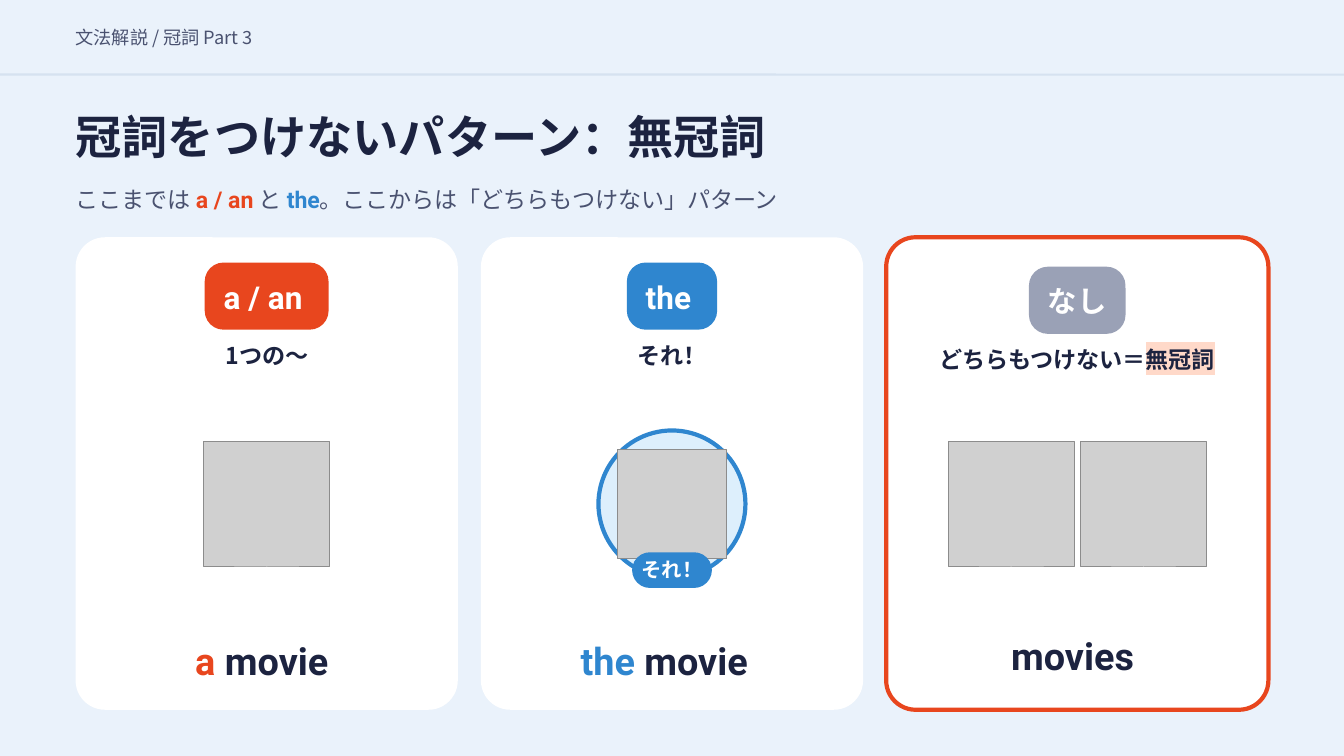
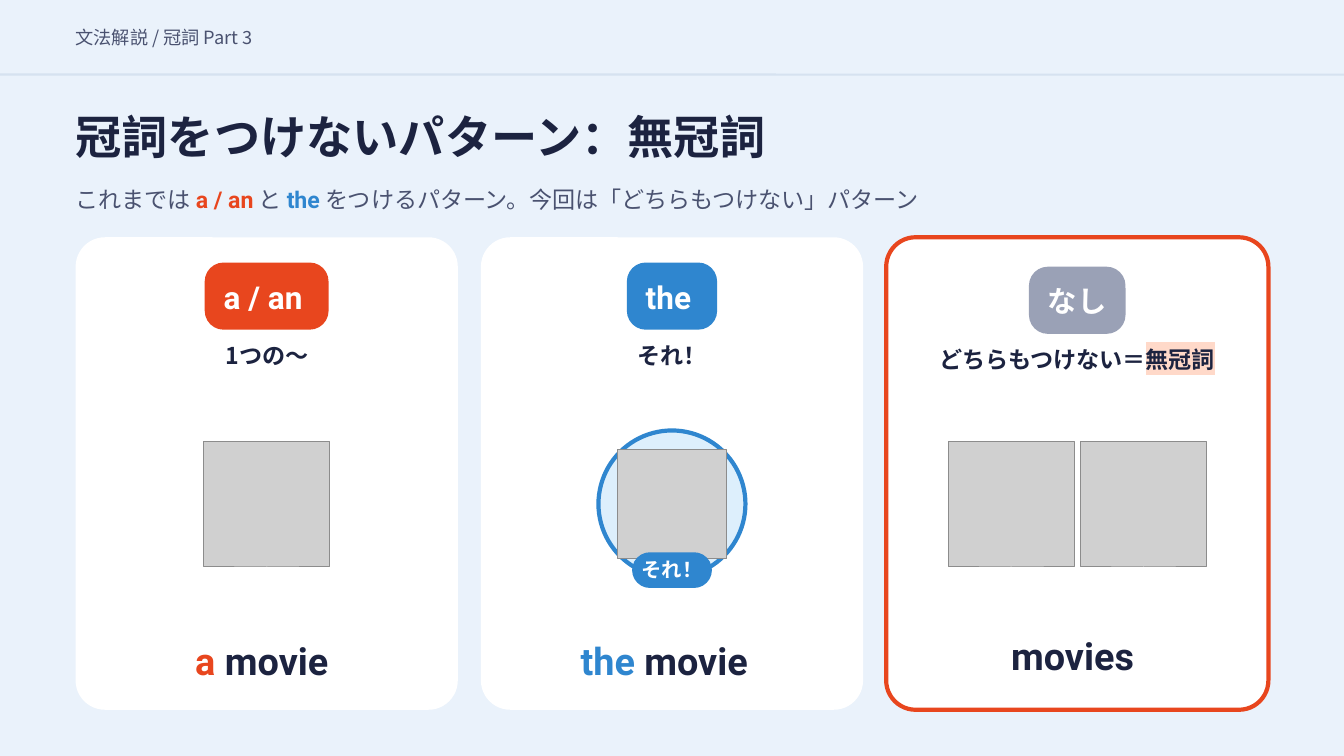
Before and after one commit to hinakajisaki-dev/hina-english, a slide deck: slide 2 of matome/articles-3/articles-3-slides.pptx. Drawn at 1344x756 pixels with LibreOffice and Linux fonts; fonts in the diff are those of the drawing; grey boxes stand for pictures. Boxes give left, top, right and bottom in pixels: in the first picture for what was removed or moved away, otherwise in the second. Text is boxed around its words. In the diff, an @@ line names an element or a change of style, - is before the commit and + after.

```diff
--- a/matome/articles-3/articles-3-slides.pptx
+++ b/matome/articles-3/articles-3-slides.pptx
@@ text at box(76, 188, 919, 210): text changed @@
-ここまでは a / an と the。ここからは「どちらもつけない」パターン
+これまでは a / an と the をつけるパターン。今回は「どちらもつけない」パターン
```
Also in this commit, not shown: 2 other slides changed, 2 slides added, 9 other files.
